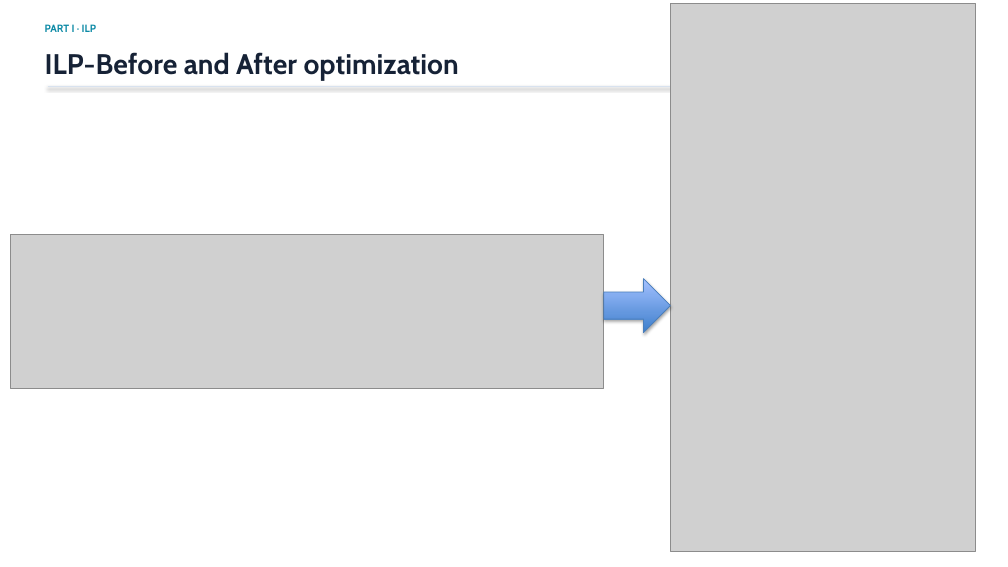
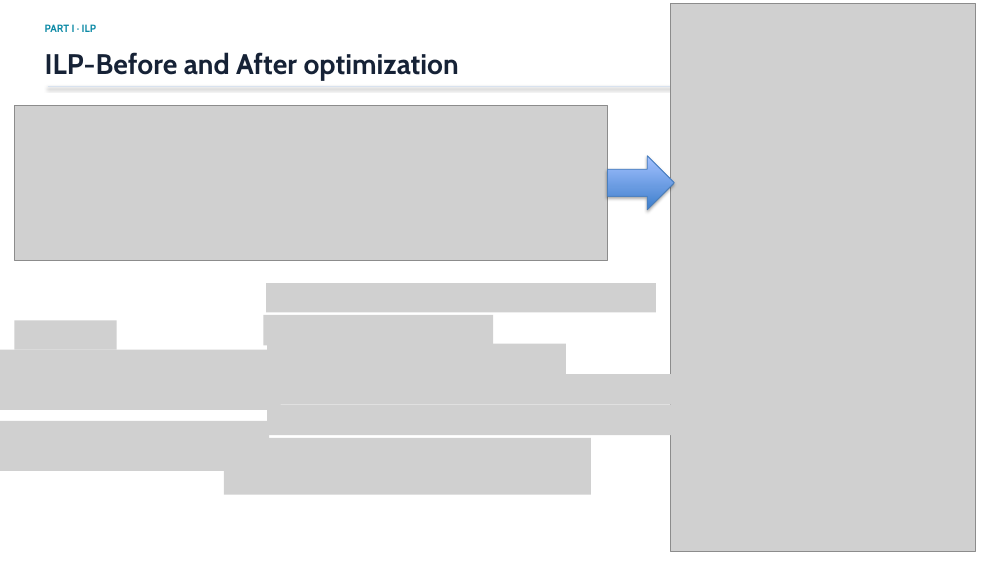
Before and after one commit to DOCCA0/vllm, a slide deck: slide 7 of benchmarks/eplb_rebalance/presentation/eplb_migration_batching.pptx (slide 6 before the commit). Drawn at 1008x567 pixels with LibreOffice and Linux fonts; fonts in the diff are those of the drawing; grey boxes stand for pictures. Boxes give left, top, right and bottom in pixels: in the first picture for what was removed or moved away, otherwise in the second. Text is boxed around its words. In the diff, an @@ line names an element or a change of style, - is before the commit and + after.

```diff
--- a/benchmarks/eplb_rebalance/presentation/eplb_migration_batching.pptx
+++ b/benchmarks/eplb_rebalance/presentation/eplb_migration_batching.pptx
@@ picture: place and size @@
-picture at (11, 234, 604, 389)
+picture at (14, 106, 608, 260)
@@ right arrow: place and size @@
-right arrow at (604, 279, 671, 333)
+right arrow at (608, 156, 675, 209)
@@ picture added at (266, 284, 656, 313) @@
@@ picture added at (14, 321, 116, 350) @@
@@ picture added at (263, 315, 493, 346) @@
@@ picture added at (0, 349, 281, 410) @@
@@ picture added at (267, 344, 566, 374) @@
@@ picture added at (268, 374, 696, 405) @@
@@ picture added at (268, 405, 711, 436) @@
@@ picture added at (0, 421, 269, 471) @@
@@ picture added at (224, 438, 591, 495) @@
```
Also in this commit, not shown: 9 other slides changed, 2 slides added, 1 slide removed, 1 other file.
